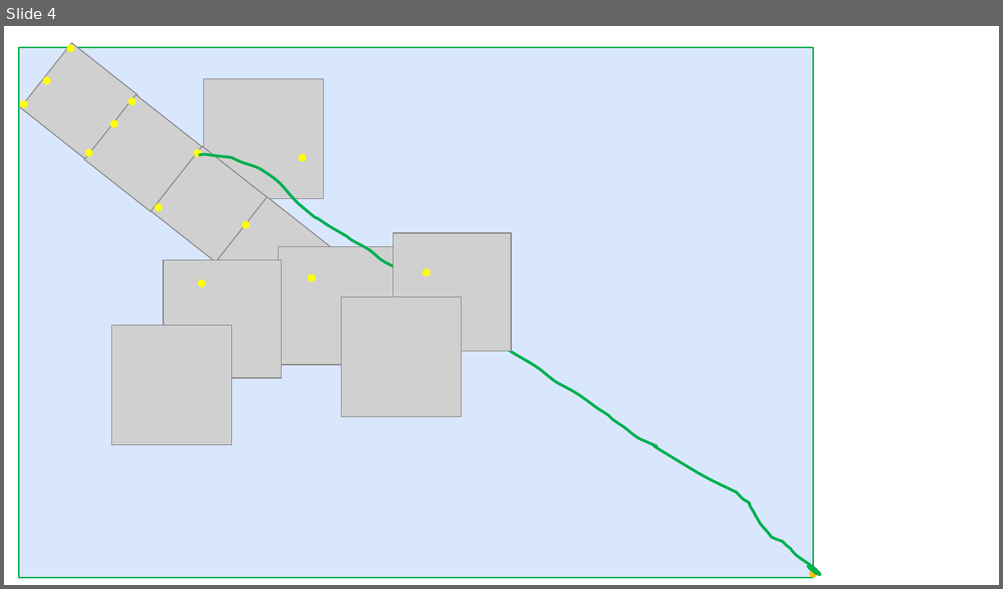
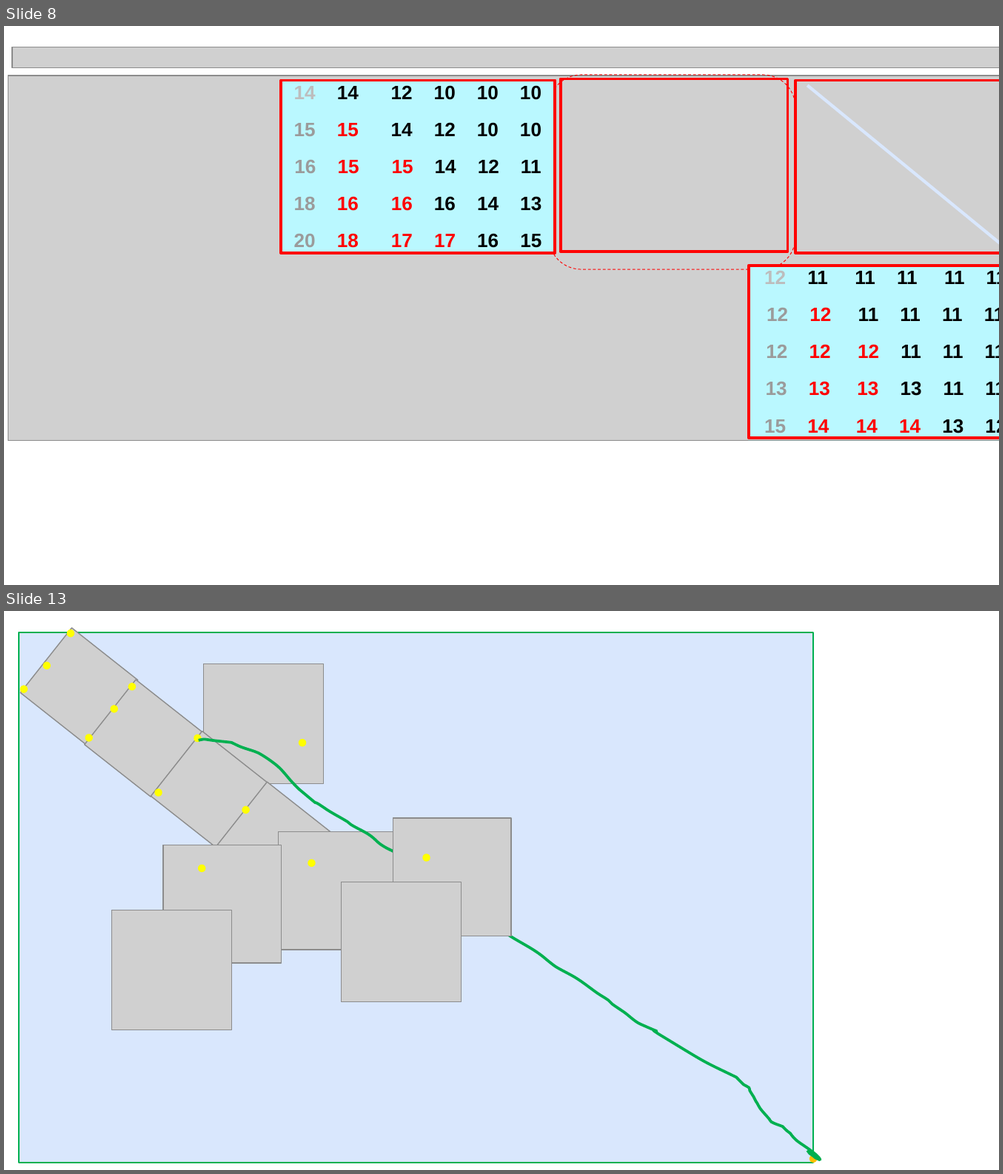
Before and after one commit to JCMoure/TiledWFA, a slide deck: TiledWFA.pptx. Shown one above the other, each under a label of ours: slide 4 before the commit, slides 8 and 13 after it; the slides between them are not shown. The pictures are 1003x589 and 1003x1174 pixels, drawn with LibreOffice and Linux fonts; fonts in the diff are those of the drawing; grey boxes stand for pictures; background and template pictures are left out. Boxes give left, top, right and bottom in pixels: in the first picture for what was removed or moved away, otherwise in the second. Text is boxed around its words. In the diff, an @@ line names an element or a change of style, - is before the commit and + after.

```diff
--- a/TiledWFA.pptx
+++ b/TiledWFA.pptx
@@ slide 8 added at bbox=[4, 26, 999, 585], background picture (left out) @@
@@ picture added at bbox=[12, 47, 999, 67] @@
@@ picture added at bbox=[8, 76, 999, 440] @@
@@ rectangle added at bbox=[281, 81, 554, 254], fill #BAF8FF, outline #FF0000 2 pt, 14 pt, text #000000, bold @@
+14 14 12 10 10 10
+15 15 14 12 10 10
+16 15 15 14 12 11
+18 16 16 16 14 13
+20 18 17 17 16 15
@@ rounded rectangle added at bbox=[549, 75, 796, 269], outline #FF0000 0.5 pt dashed @@
@@ rectangle added at bbox=[560, 79, 787, 252], outline #FF0000 2 pt @@
@@ rectangle added at bbox=[794, 81, 999, 254], outline #FF0000 2 pt @@
@@ line added from (999, 408) to (807, 86), #D9E7FD 2.25 pt @@
@@ rectangle added at bbox=[748, 266, 999, 439], fill #BAF8FF, outline #FF0000 2 pt, 14 pt, text #000000, bold @@
+12 11 11 11 11 11
+12 12 11 11 11 11
+12 12 12 11 11 11
+13 13 13 13 11 11
+15 14 14 14 13 12
@@ what was slide 4 is now slide 13 @@
```
Also in this commit, not shown: 8 other slides added.
